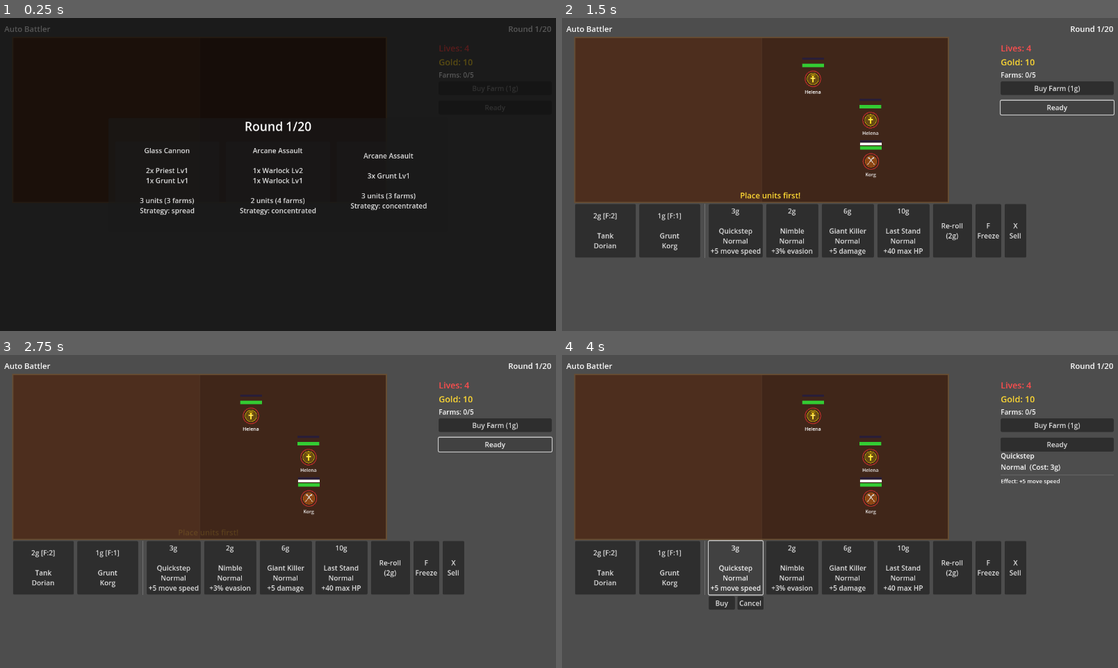
Above: before the commit, frames 1-4 (two rows, left to right).
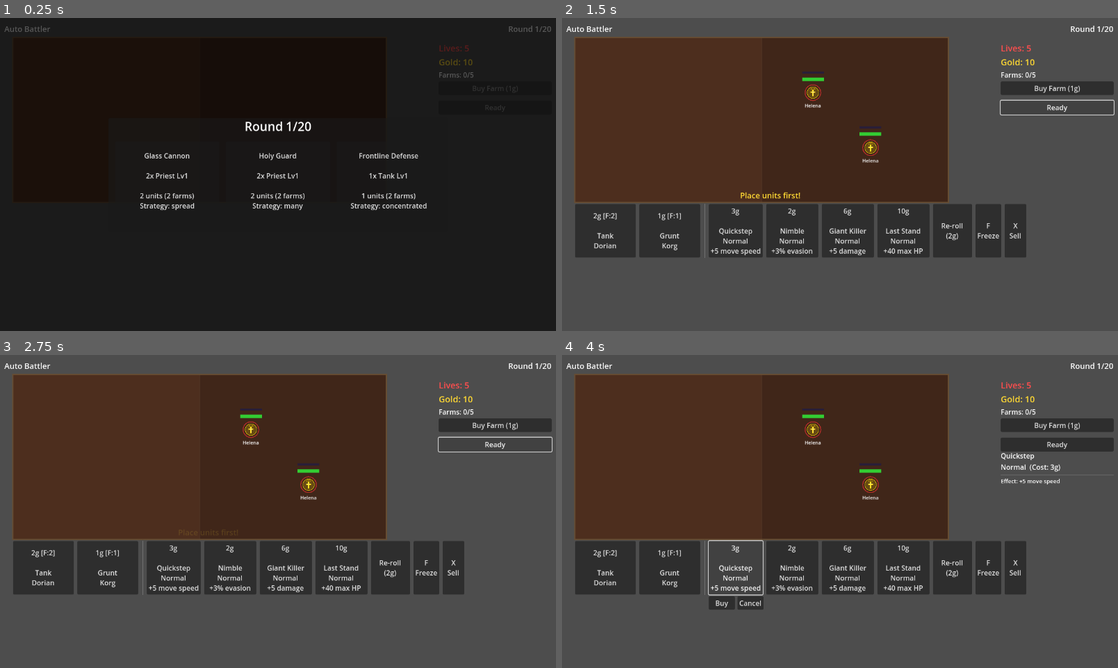
Above: after the commit, the same moments.

Repository: MarcelineVPQ/auto_battler
Game: Godot game, scene res://scenes/main.tscn
Two runs of this game, one before a commit and one after it. Both use one fixed random seed, a clock stepped at 60 frames per second and the inputs below. The engine's default icon, where the game draws it, is replaced by a stand-in: a white triangle on a blue panel in a dark square.
Inputs (mouse positions are in pixels of both pictures, inside the frame that each line leads up to):
- Up to frame 1 (0.25 s): no input
- Up to frame 2 (1.5 s): click (728, 180) at 0.5 s, where only the run before the commit has a clickable "Glass Cannon 2x Priest Lv1 1x…"; click "Ready" at 1.25 s
- Up to frame 3 (2.75 s): click "Ready" at 2 s
- Up to frame 4 (4 s): click "3g Quickstep Normal +5 move s…" at 2.75 s; click "3g Quickstep Normal +5 move s…" at 3.5 s

The runs differ from the first frame. In frame 1, 1.6% of the frame differs, in the area x 25-85%, y 8-63%; in frame 2, 0.9%; in frame 3, 0.9%; in frame 4, 0.9%.

Commit message:
Ease early game: extra starting life and smaller round 1 waves
Bump starting lives from 4 to 5 so an early loss isn't a death
spiral. Reduce enemy farm budget base offset from +2 to +1, making
the first battle lighter while leaving mid/late rounds mostly intact.

Co-Authored-By: Claude Opus 4.6 <noreply@anthropic.com>

Diff:
--- a/scripts/autoload/game_manager.gd
+++ b/scripts/autoload/game_manager.gd
@@ -11,7 +11,7 @@
 
 const MAX_ROUNDS: int = 20
 const STARTING_GOLD: int = 10
-const STARTING_LIVES: int = 4
+const STARTING_LIVES: int = 5
 const STARTING_FARMS: int = 5
 const BASE_FARM_COST: int = 1
 const BASE_INCOME: int = 12
--- a/scripts/main.gd
+++ b/scripts/main.gd
@@ -359,7 +359,7 @@
 func _generate_single_wave() -> Dictionary:
 	var round_num := GameManager.current_round
 	# Farm budget: base + round scaling + variance
-	var enemy_farm_budget := round_num + 2 + randi_range(0, maxi(round_num / 3, 1))
+	var enemy_farm_budget := round_num + 1 + randi_range(0, maxi(round_num / 3, 1))
 
 	# Enemy level scales with rounds (faster progression, higher cap)
 	var base_level := clampi(ceili(round_num / 2.0), 1, 10)
